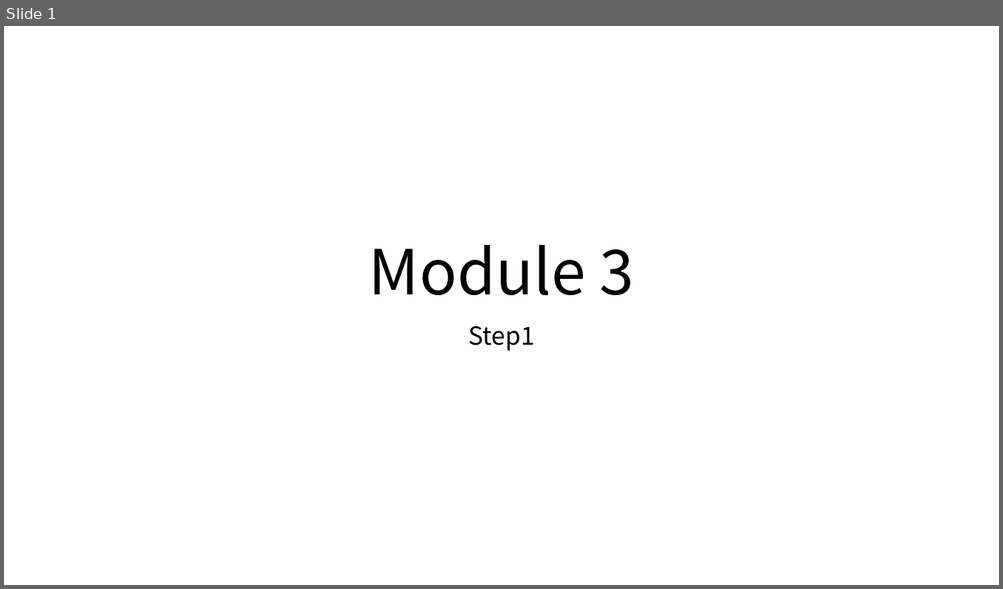
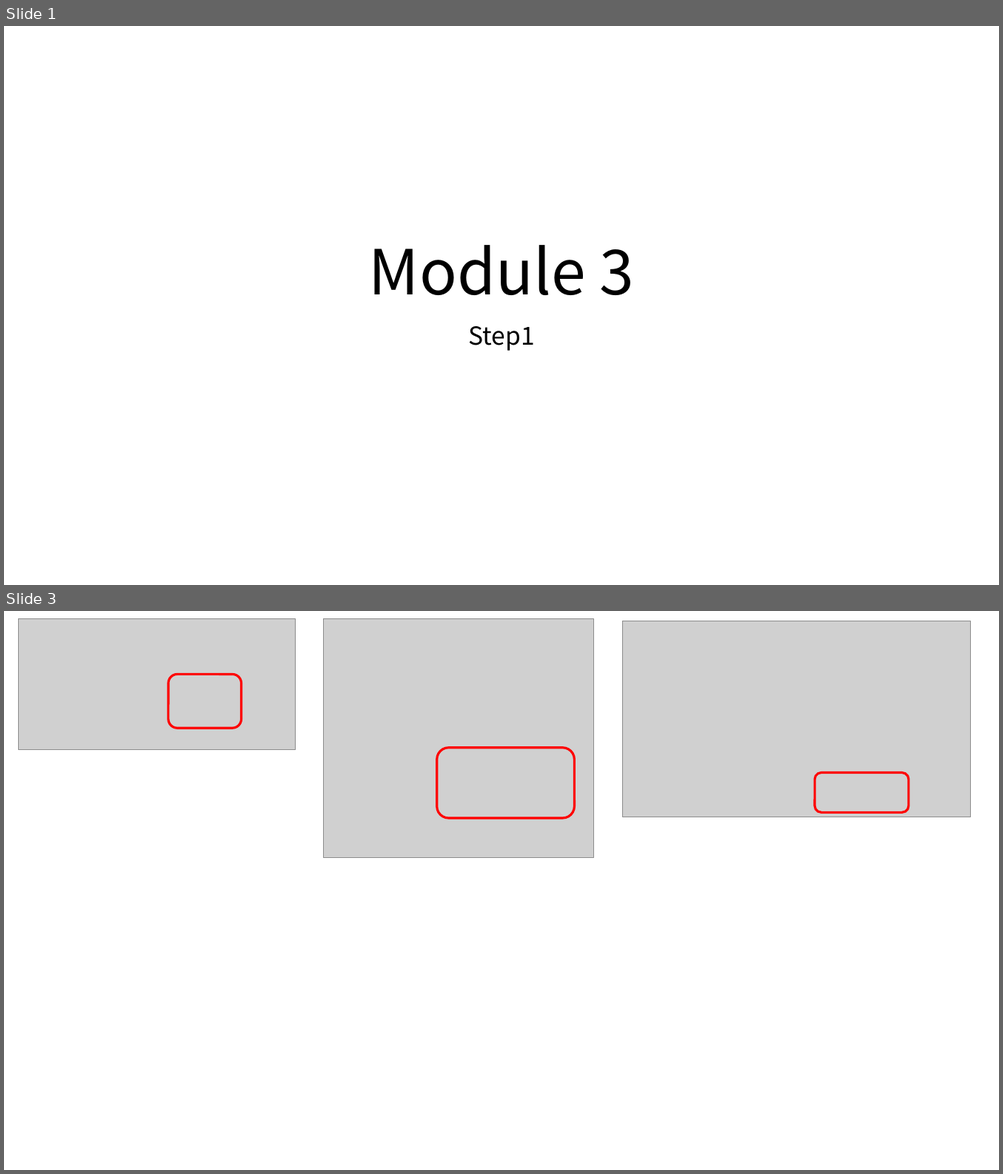
Before and after one commit to ayuina/fusion-dev-sample, a slide deck: docs/images/figures03.pptx. Shown one above the other, each under a label of ours: slide 1 before the commit, slides 1 and 3 after it; the slides between them are not shown. The pictures are 1003x589 and 1003x1174 pixels, drawn with LibreOffice and Linux fonts; fonts in the diff are those of the drawing; grey boxes stand for pictures. Boxes give left, top, right and bottom in pixels: in the first picture for what was removed or moved away, otherwise in the second. Text is boxed around its words. In the diff, an @@ line names an element or a change of style, - is before the commit and + after.

```diff
--- a/docs/images/figures03.pptx
+++ b/docs/images/figures03.pptx
@@ slide 3 added at bbox=[4, 611, 999, 1170], background #FFFFFF @@
@@ picture added at bbox=[19, 618, 295, 750] @@
@@ picture added at bbox=[324, 618, 594, 858] @@
@@ picture added at bbox=[622, 621, 970, 817] @@
@@ rounded rectangle added at bbox=[168, 675, 242, 728], outline #FF0000 2.25 pt @@
@@ rounded rectangle added at bbox=[437, 748, 574, 818], outline #FF0000 2.25 pt @@
@@ rounded rectangle added at bbox=[814, 773, 908, 812], outline #FF0000 2.25 pt @@
```
Also in this commit, not shown: 2 other slides added, 5 other files.
